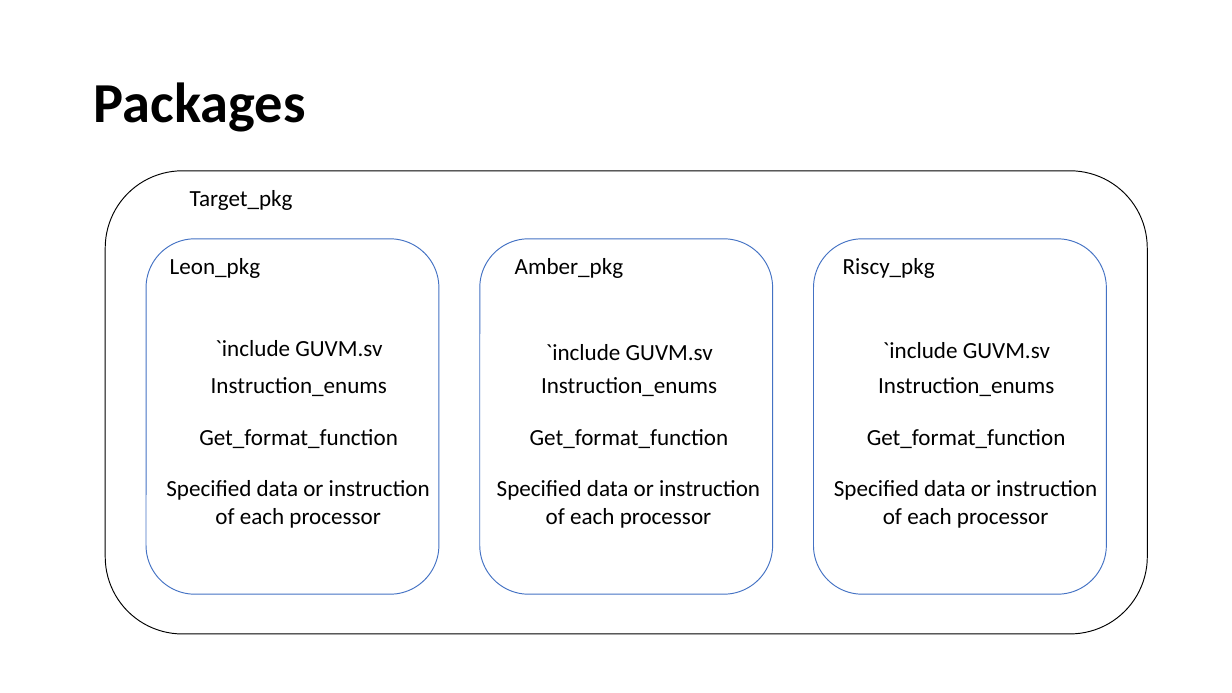
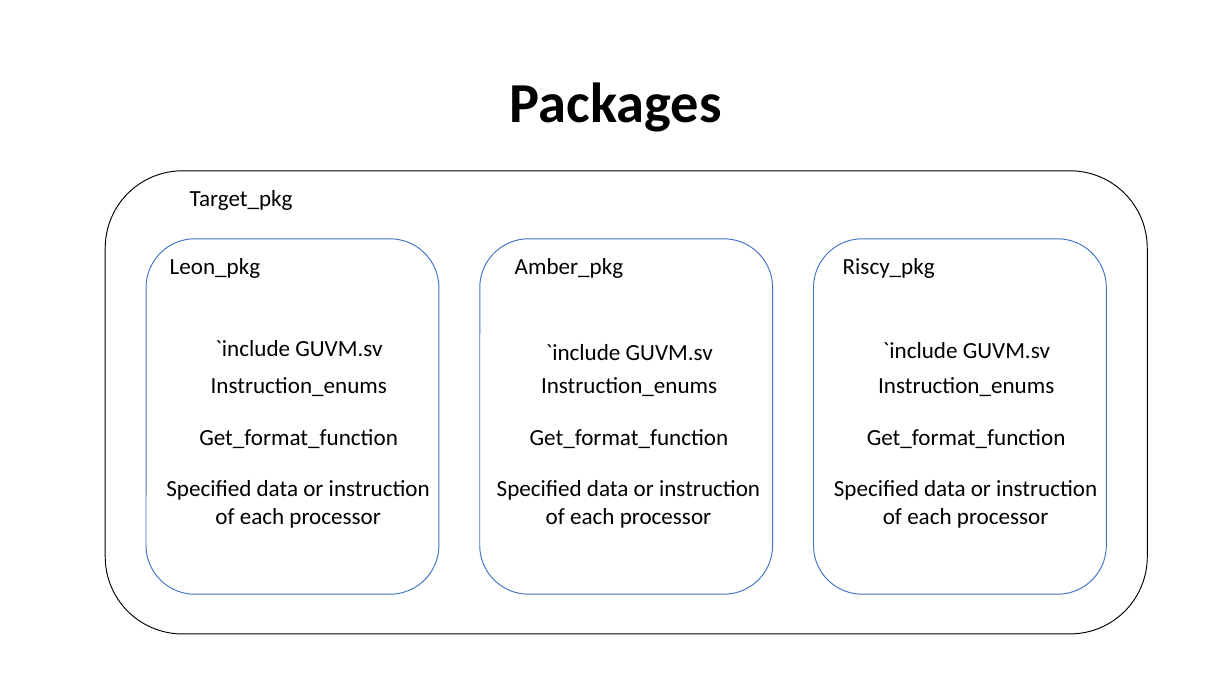
Before and after one commit to cufeolm/codeGP, a slide deck: slide 4 of Block Diagram_edited.pptx (slide 3 before the commit). Drawn at 1232x693 pixels with LibreOffice and Linux fonts; fonts in the diff are those of the drawing. Boxes give left, top, right and bottom in pixels: in the first picture for what was removed or moved away, otherwise in the second. Text is boxed around its words. In the diff, an @@ line names an element or a change of style, - is before the commit and + after.

```diff
--- a/Block Diagram_edited.pptx
+++ b/Block Diagram_edited.pptx
@@ title "Packages" at <box>510,82,722,132</box>: alignment left to centre @@
```
Also in this commit, not shown: 2 other slides changed, 2 slides added.
